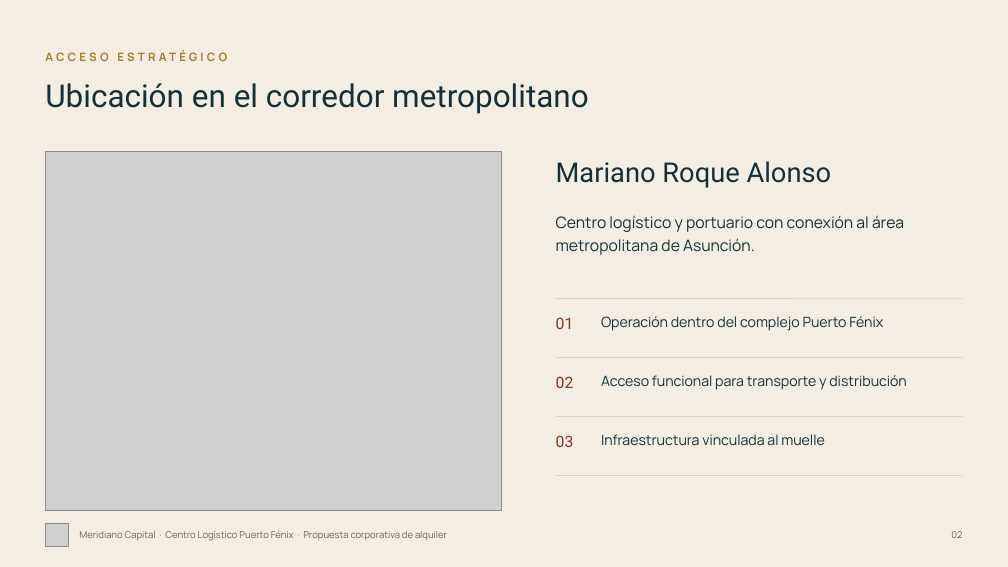
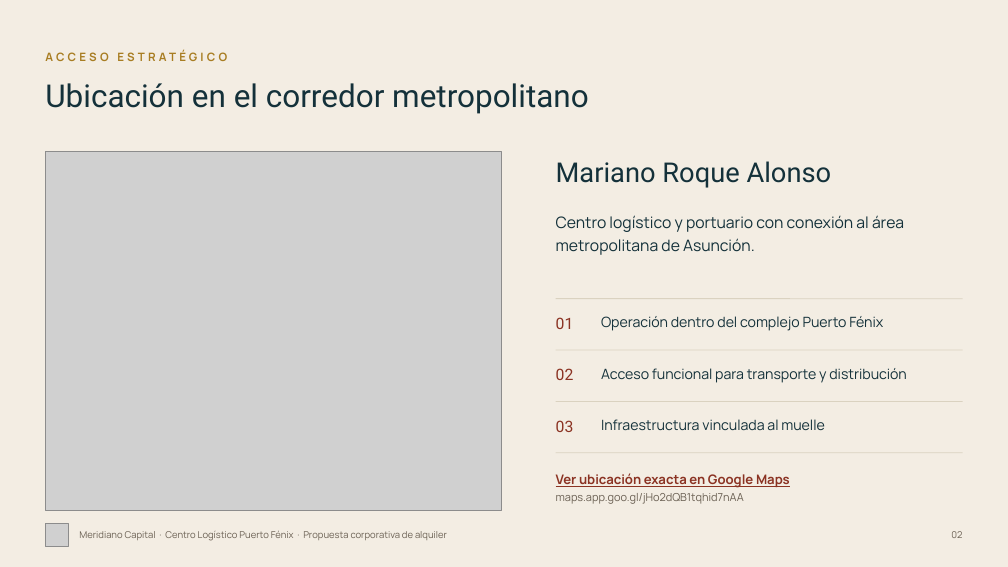
Before and after one commit to juanjosecastillo608/Meridiano-Capital, a slide deck: slide 2 of projects/puerto-fenix/entregables/Meridiano_Capital_Puerto_Fenix_Presentacion_Corporativa_Final.pptx. Drawn at 1008x567 pixels with LibreOffice and Linux fonts; fonts in the diff are those of the drawing; grey boxes stand for pictures. Boxes give left, top, right and bottom in pixels: in the first picture for what was removed or moved away, otherwise in the second. Text is boxed around its words. In the diff, an @@ line names an element or a change of style, - is before the commit and + after.

```diff
--- a/projects/puerto-fenix/entregables/Meridiano_Capital_Puerto_Fenix_Presentacion_Corporativa_Final.pptx
+++ b/projects/puerto-fenix/entregables/Meridiano_Capital_Puerto_Fenix_Presentacion_Corporativa_Final.pptx
@@ 2 texts, 1 line: place and size @@
-2 texts, 1 line at (556,358,963,390)
+2 texts, 1 line at (556,350,963,383)
@@ 2 texts, 1 line: place and size @@
-2 texts, 1 line at (556,417,963,447)
+2 texts, 1 line at (556,402,963,432)
@@ line moved from (556, 476) - (963, 476) to (556, 453) - (963, 453) @@
@@ text added at (556,473,790,504), 10.5 pt, text #6B6154 @@
+Ver ubicación exacta en Google Maps
+maps.app.goo.gl/jHo2dQB1tqhid7nAA
```
Also in this commit, not shown: 1 other slide changed, 9 other files.
